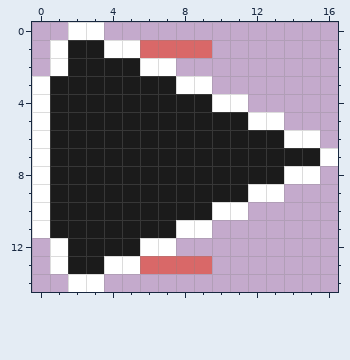
Two states of a pixel-art sprite, assets/sprites/fighter.png. The first picture shows the starting point.
The file is 17x15 pixels.
The result:
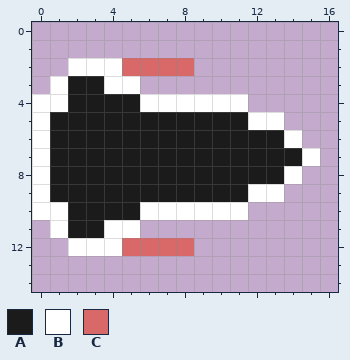
Palette (. is transparent): A #1b1b1b  B #ffffff  C #d96868
Edits made:
y 0: x 2..3 BB -> ..
y 1: x 1..9 BAABBCCCC -> .........
y 2: x 1..8 BAAAABB. -> .BBBCCCC
y 3: x 0..1 BA -> .B; x 4..9 AAAABB -> BB....
y 4: x 1 A -> B; x 6..9 AAAA -> BBBB
y 6: x 15 B -> .
y 7: x 15..16 AB -> B.
y 8: x 15 B -> .
y 10: x 1 A -> B; x 6..9 AAAA -> BBBB
y 11: x 0..1 BA -> .B; x 4..9 AAAABB -> BB....
y 12: x 1..8 BAAAABB. -> .BBBCCCC
y 13: x 1..9 BAABBCCCC -> .........
y 14: x 2..3 BB -> ..
Where, in picture pixels (left, top, right, bottom), the same in both pictures:
changed: (32, 22, 212, 112)
changed: (302, 130, 338, 184)
changed: (32, 202, 212, 292)
